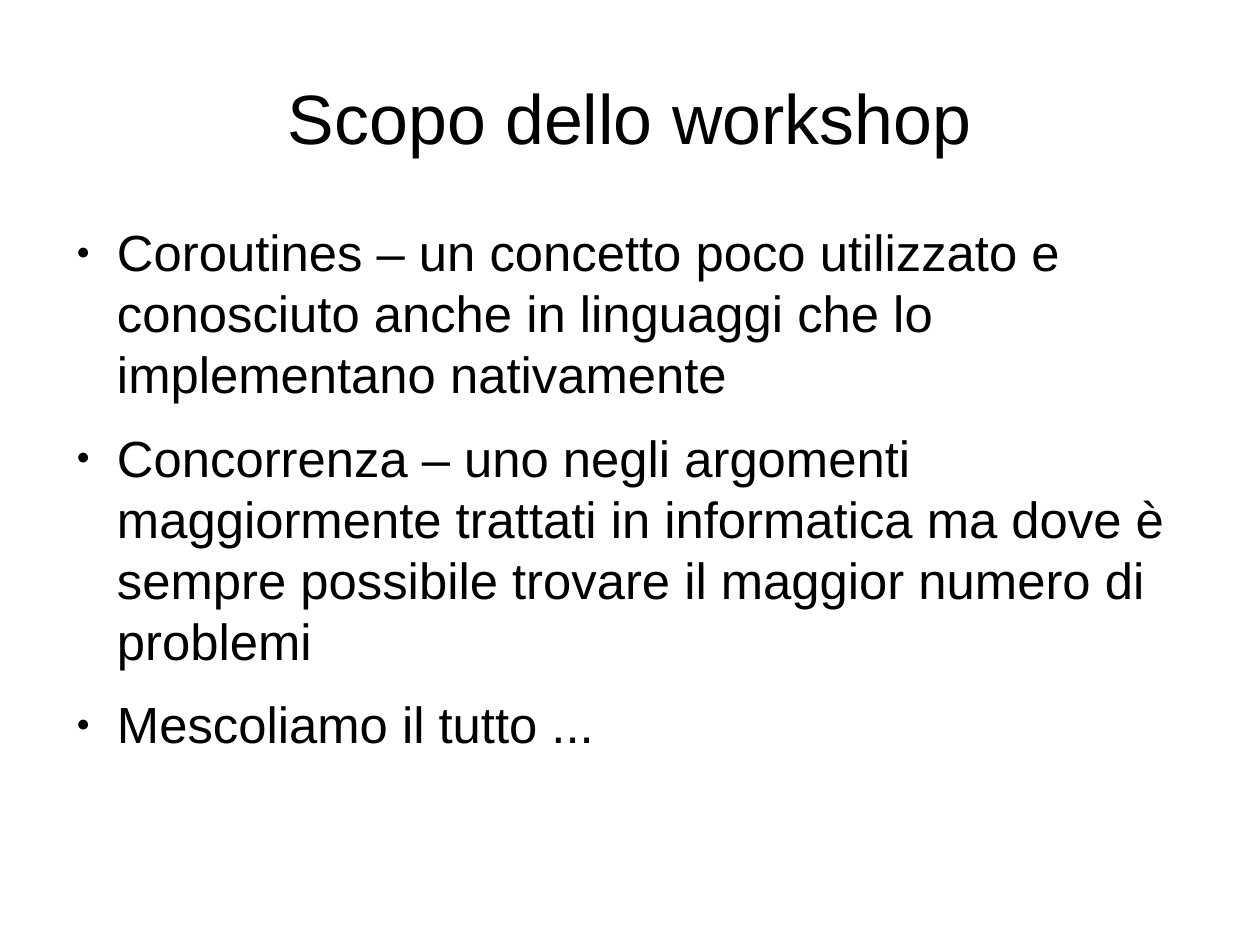
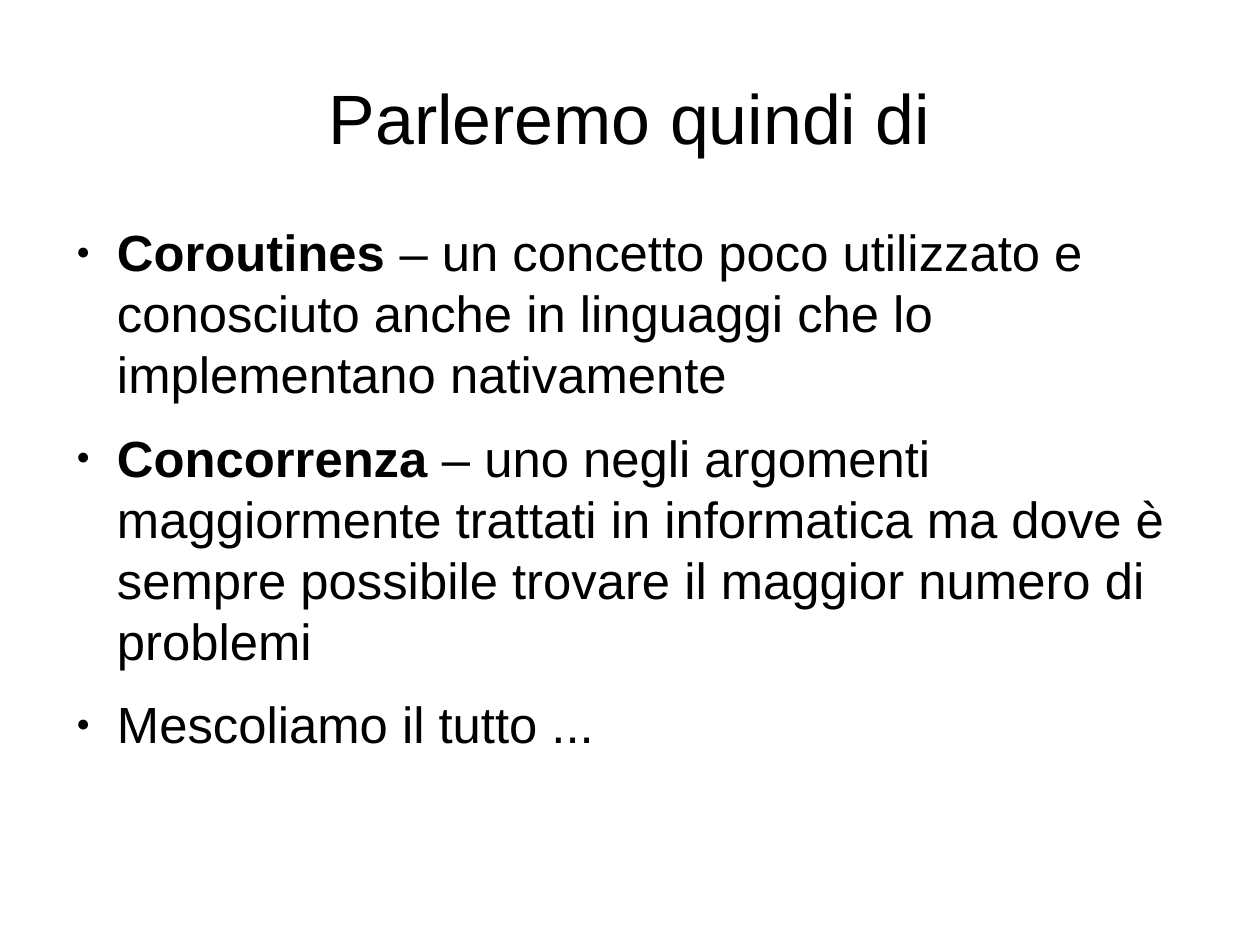
Before and after one commit to mdionisio/workshop_coroutine, a slide deck: slide 3 of presentazione.odp. Drawn at 1260x945 pixels with LibreOffice and Linux fonts; fonts in the diff are those of the drawing. Boxes give left, top, right and bottom in pixels: in the first picture for what was removed or moved away, otherwise in the second. Text is boxed around its words. In the diff, an @@ line names an element or a change of style, - is before the commit and + after.

```diff
--- a/presentazione.odp
+++ b/presentazione.odp
@@ title at (329,93,930,157): text changed @@
-Scopo dello workshop
+Parleremo quindi di
@@ text at (117,234,1164,670): bold on in "Coroutines", "Concorrenza" @@
```
Also in this commit, not shown: 2 other slides changed, 5 slides added, 2 slides removed.
